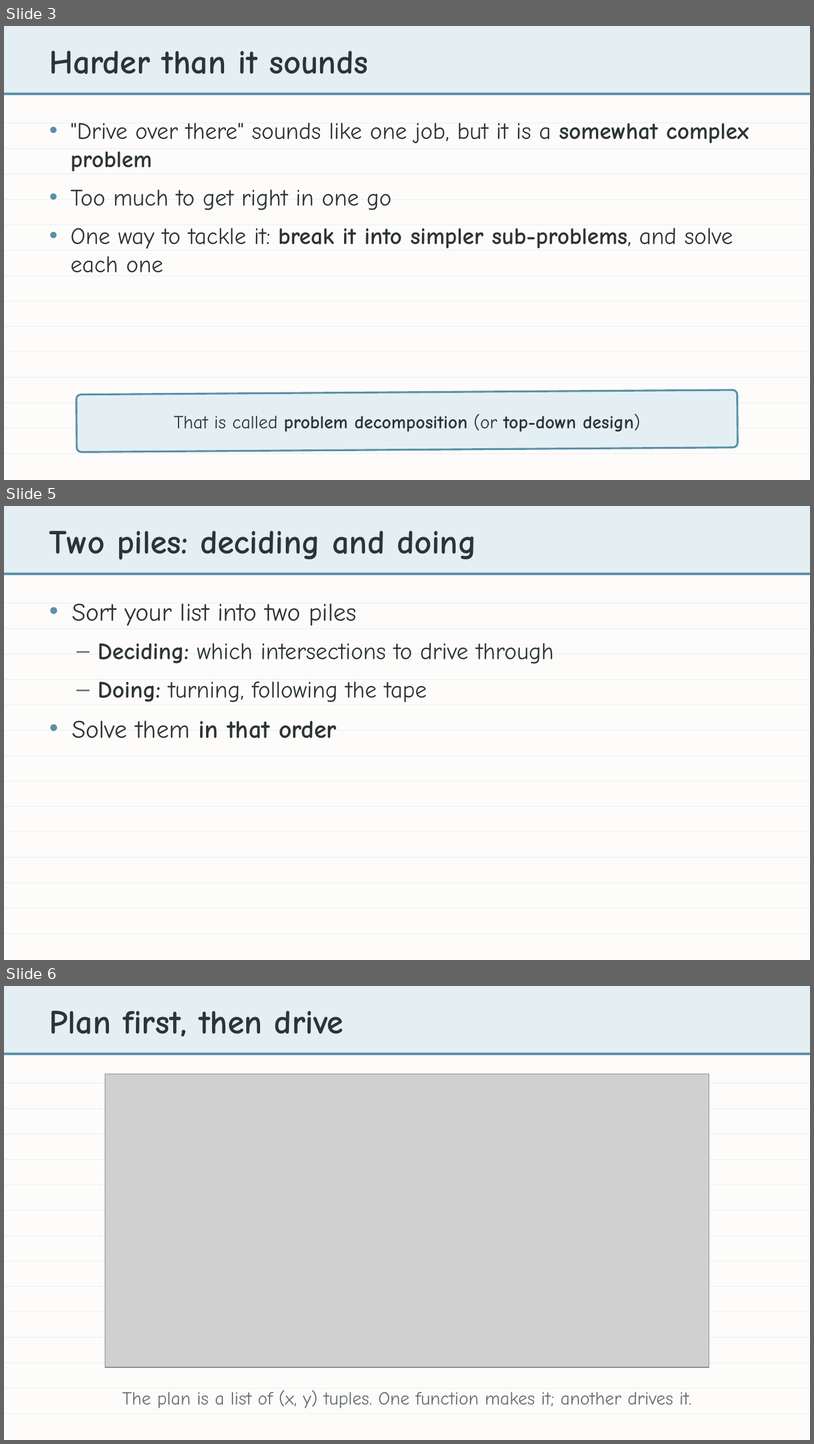
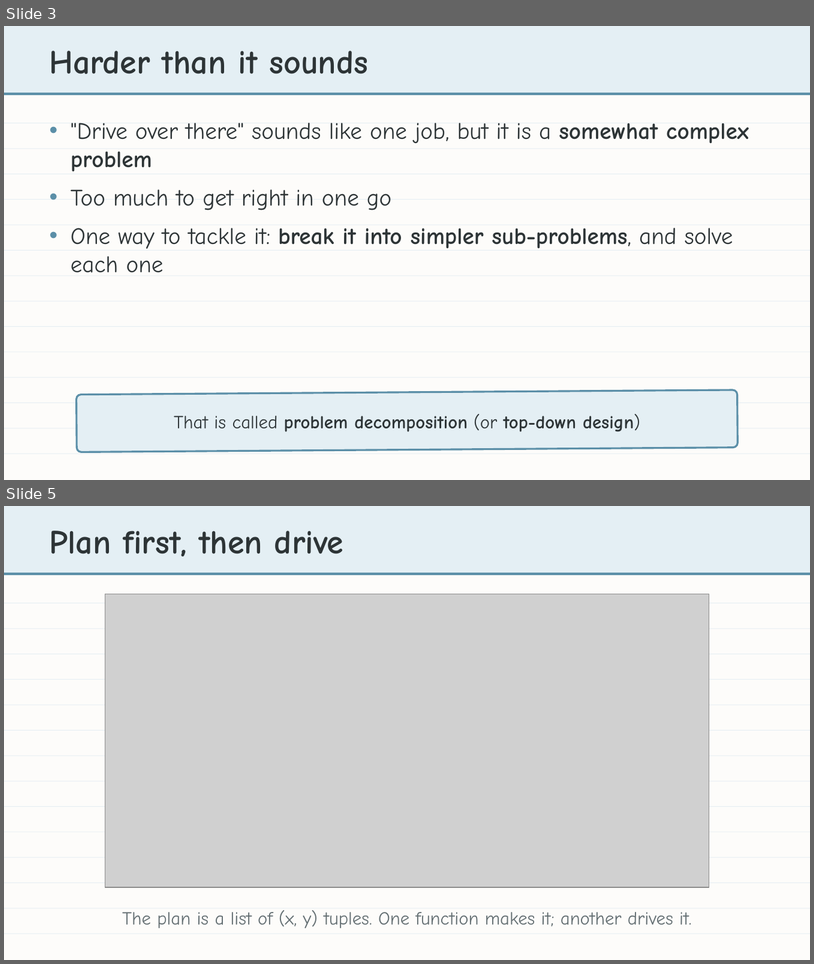
Before and after one commit to bradamiller/LearningPython, a slide deck: static/slides/module-04-manhattan/module-4-lesson-00-overview.pptx. Shown one above the other, each under a label of ours: slides 3, 5 and 6 before the commit, slides 3 and 5 after it; the slides between them are not shown. The pictures are 814x1444 and 814x964 pixels, drawn with LibreOffice and Linux fonts; fonts in the diff are those of the drawing; grey boxes stand for pictures. Boxes give left, top, right and bottom in pixels: in the first picture for what was removed or moved away, otherwise in the second. Text is boxed around its words. In the diff, an @@ line names an element or a change of style, - is before the commit and + after.

```diff
--- a/static/slides/module-04-manhattan/module-4-lesson-00-overview.pptx
+++ b/static/slides/module-04-manhattan/module-4-lesson-00-overview.pptx
@@ slide 5 removed at (x1=4, y1=506, x2=810, y2=960), background #FDFCFA @@
@@ rectangle removed at (x1=4, y1=506, x2=810, y2=573) @@
@@ text removed at (x1=50, y1=531, x2=477, y2=559) @@
-Two piles: deciding and doing
@@ rectangle removed at (x1=4, y1=573, x2=810, y2=575) @@
@@ rectangle removed at (x1=4, y1=603, x2=810, y2=603) @@
@@ text removed at (x1=72, y1=603, x2=554, y2=738) @@
-• Sort your list into two piles
-– Deciding: which intersections to drive through
-– Doing: turning, following the tape
-• Solve them in that order
@@ rectangle removed at (x1=4, y1=628, x2=810, y2=629) @@
@@ rectangle removed at (x1=4, y1=654, x2=810, y2=654) @@
@@ rectangle removed at (x1=4, y1=679, x2=810, y2=679) @@
@@ rectangle removed at (x1=4, y1=705, x2=810, y2=705) @@
@@ rectangle removed at (x1=4, y1=730, x2=810, y2=730) @@
@@ rectangle removed at (x1=4, y1=755, x2=810, y2=756) @@
@@ rectangle removed at (x1=4, y1=781, x2=810, y2=781) @@
@@ rectangle removed at (x1=4, y1=806, x2=810, y2=807) @@
@@ rectangle removed at (x1=4, y1=831, x2=810, y2=832) @@
@@ rectangle removed at (x1=4, y1=857, x2=810, y2=858) @@
@@ rectangle removed at (x1=4, y1=882, x2=810, y2=883) @@
@@ rectangle removed at (x1=4, y1=907, x2=810, y2=908) @@
@@ rectangle removed at (x1=4, y1=933, x2=810, y2=934) @@
@@ what was slide 6 is now slide 5 @@
```
Also in this commit, not shown: 1 slide changed, 1 slide added, 1 other slide removed, 4 other files.
